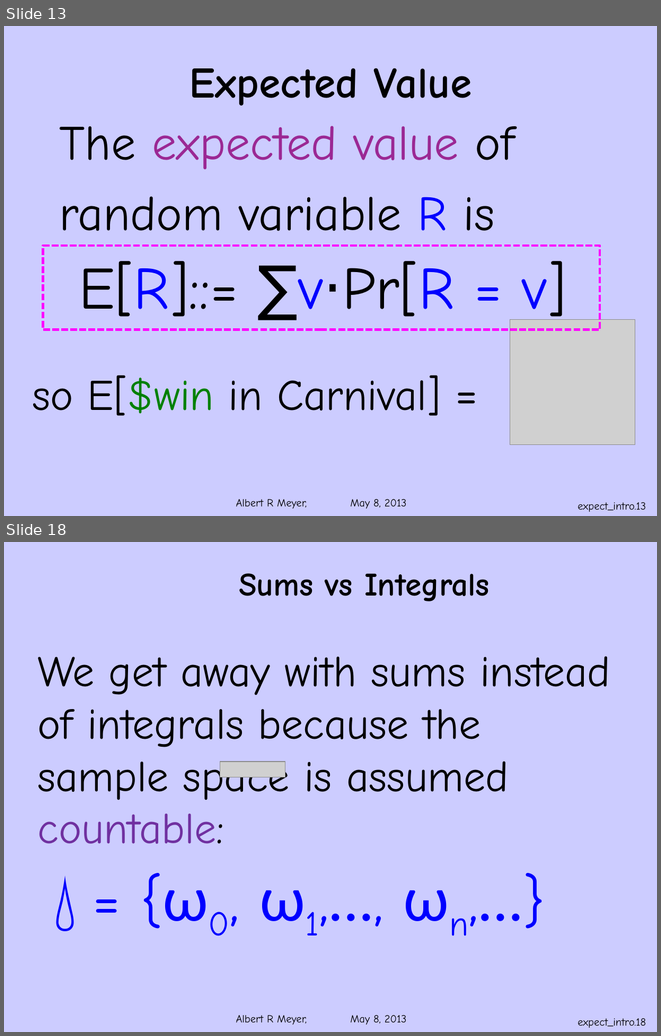
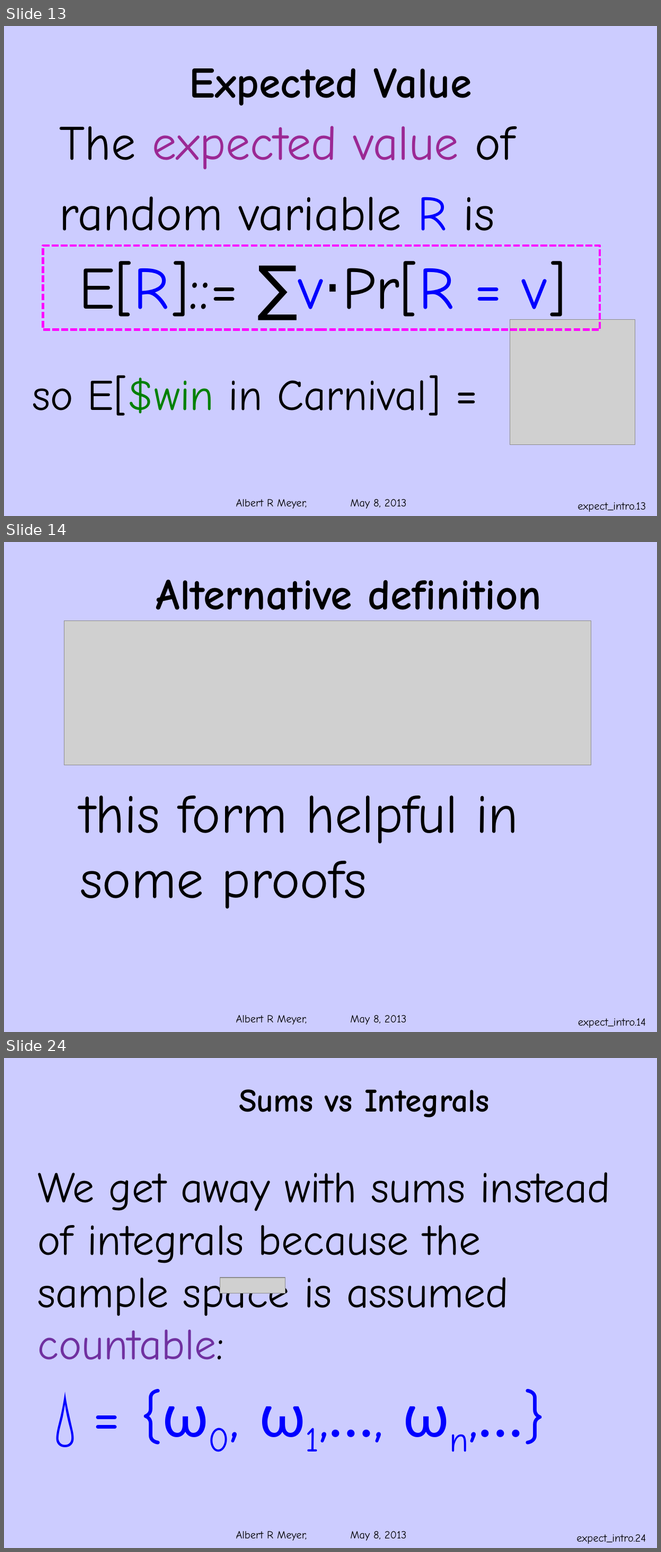
Before and after one commit to armeyer/mcs_web, a slide deck: spring13/slides13/ranvar-expect-intro.pptx. Shown one above the other, each under a label of ours: slides 13 and 18 before the commit, slides 13, 14 and 24 after it; the slides between them are not shown. The pictures are 661x1036 and 661x1552 pixels, drawn with LibreOffice and Linux fonts; fonts in the diff are those of the drawing; grey boxes stand for pictures; background and template pictures are left out. Boxes give left, top, right and bottom in pixels: in the first picture for what was removed or moved away, otherwise in the second. Text is boxed around its words. In the diff, an @@ line names an element or a change of style, - is before the commit and + after.

Commit message:
extend ranvar-expect-intro.pptx

```diff
--- a/spring13/slides13/ranvar-expect-intro.pptx
+++ b/spring13/slides13/ranvar-expect-intro.pptx
@@ slide 14 added at [4, 542, 657, 1032], background #CCCCFF; not listed: 1 template element that a slide beside it also shows @@
@@ title added at [156, 580, 541, 623], 48 pt, text #000000, bold @@
+Alternative definition
@@ picture added at [64, 621, 591, 765] @@
@@ text added at [80, 795, 518, 909], 60 pt, text #000000 @@
+this form helpful in
+some proofs
@@ page number added at [578, 1018, 646, 1027], 12 pt, text #000000 @@
+expect_intro.14
@@ what was slide 18 is now slide 24 @@
@@ page number at [576, 1534, 646, 1543]: text changed @@
-expect_intro.18
+expect_intro.24
```
Also in this commit, not shown: 4 slides changed, 13 other slides added, 2 slides removed.
